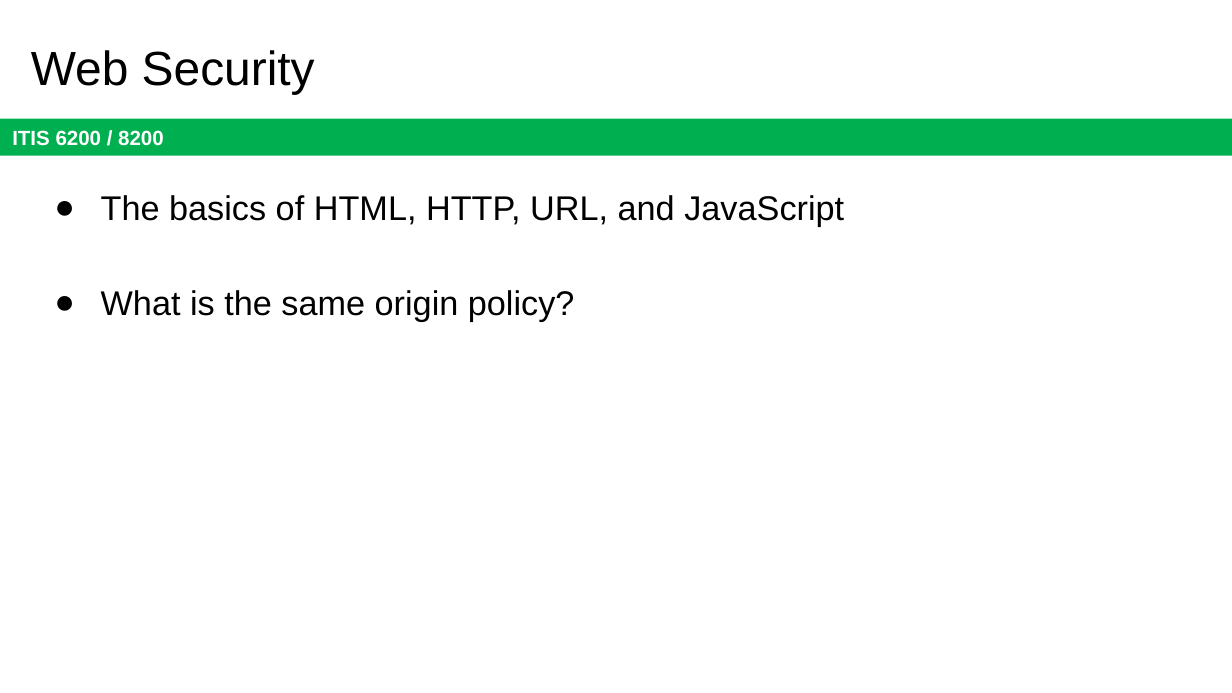
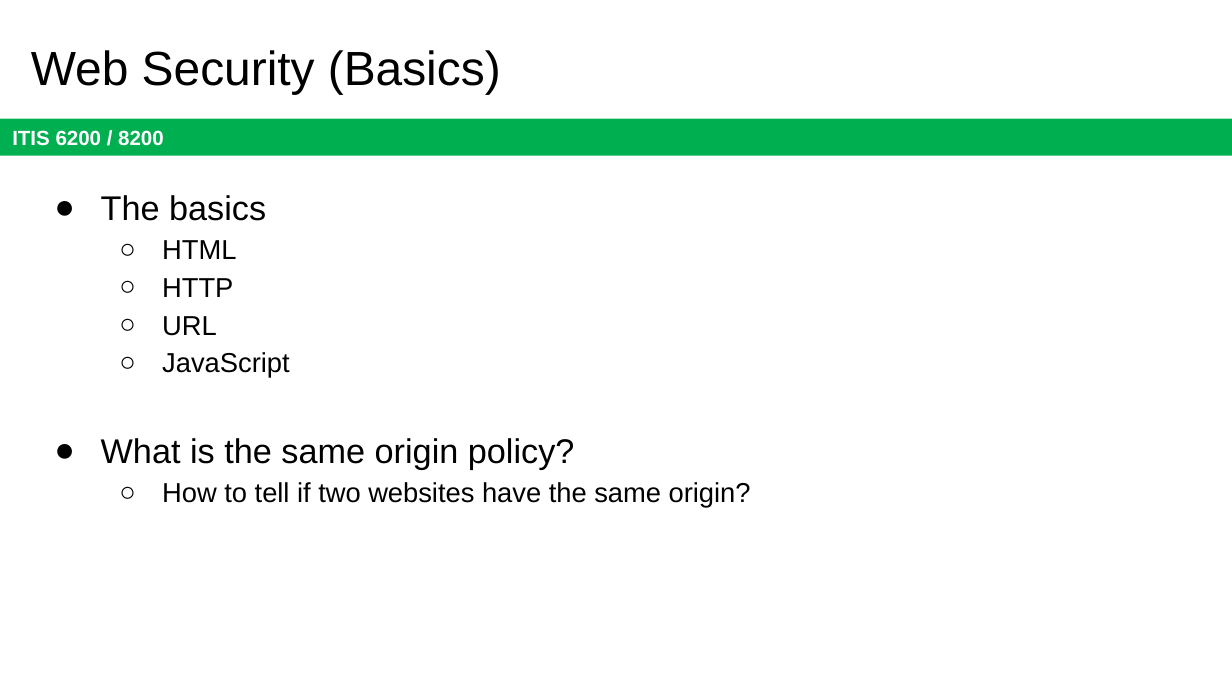
Before and after one commit to jx5c/github.io, a slide deck: slide 16 of teaching/ITIS6200/2023fa/lectures/final.review.pptx (slide 21 before the commit). Drawn at 1232x693 pixels with LibreOffice and Linux fonts; fonts in the diff are those of the drawing. Boxes give left, top, right and bottom in pixels: in the first picture for what was removed or moved away, otherwise in the second. Text is boxed around its words. In the diff, an @@ line names an element or a change of style, - is before the commit and + after.

```diff
--- a/teaching/ITIS6200/2023fa/lectures/final.review.pptx
+++ b/teaching/ITIS6200/2023fa/lectures/final.review.pptx
@@ title at (31, 50, 501, 94): text changed @@
-Web Security
+Web Security (Basics)
@@ text at (101, 195, 289, 378): text changed; size 20 to 16 pt @@
-● The basics of HTML, HTTP, URL, and JavaScript
+● The basics
+  ○ HTML
+  ○ HTTP
+  ○ URL
+  ○ JavaScript
@@ text at (162, 482, 751, 508): paragraph added @@
+  ○ How to tell if two websites have the same origin?
```
Also in this commit, not shown: 4 other slides changed, 9 slides added, 5 slides removed.
